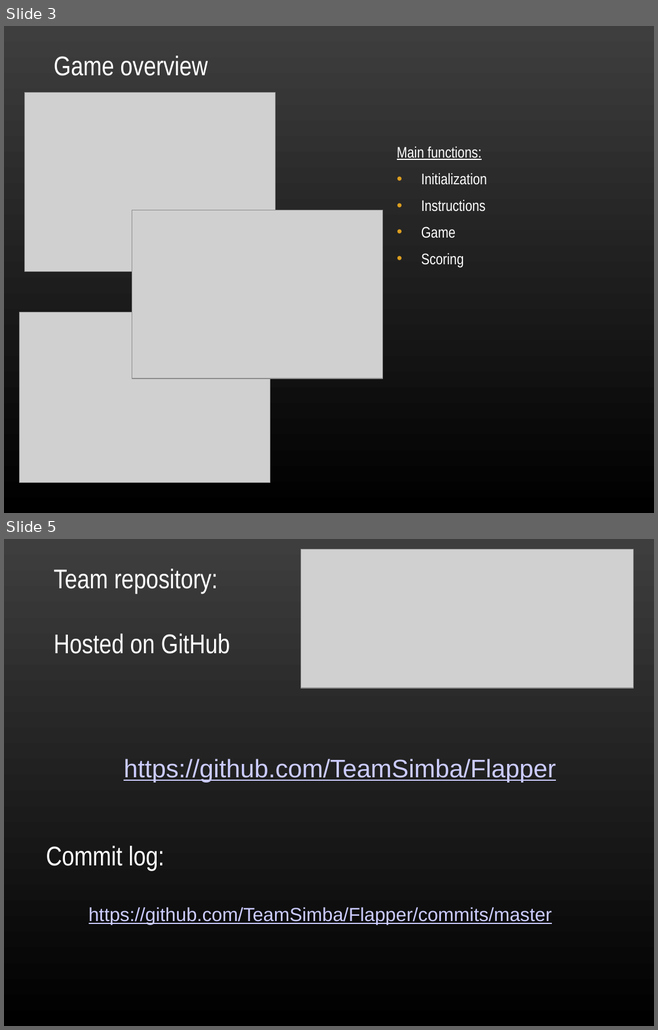
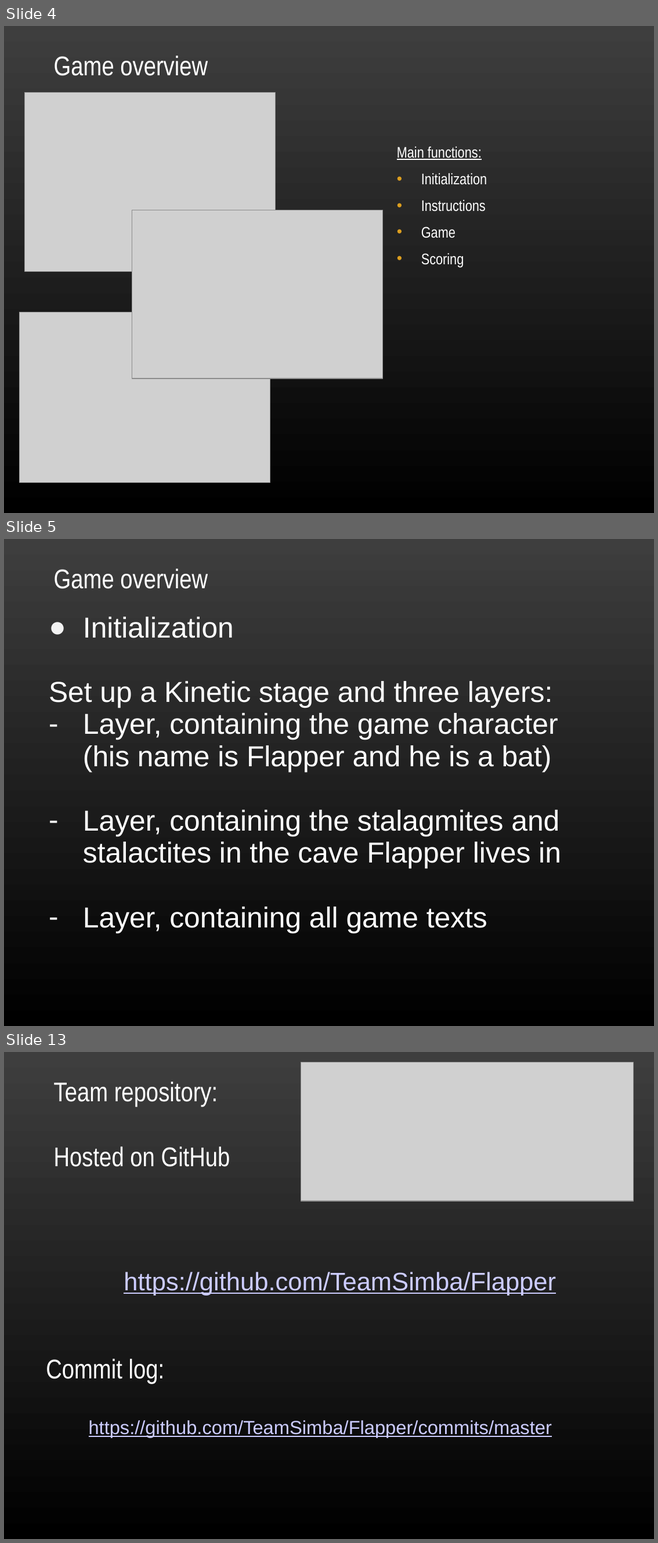
Before and after one commit to TeamSimba/Flapper, a slide deck: Flappy/Documentation/presentation.ppt. Shown one above the other, each under a label of ours: slides 3 and 5 before the commit, slides 4, 5 and 13 after it; the slides between them are not shown. The pictures are 658x1030 and 658x1543 pixels, drawn with LibreOffice and Linux fonts; fonts in the diff are those of the drawing; grey boxes stand for pictures; background and template pictures are left out. Boxes give left, top, right and bottom in pixels: in the first picture for what was removed or moved away, otherwise in the second. Text is boxed around its words. In the diff, an @@ line names an element or a change of style, - is before the commit and + after.

```diff
--- a/Flappy/Documentation/presentation.ppt
+++ b/Flappy/Documentation/presentation.ppt
@@ slide 5 added at box(4, 539, 654, 1026), background picture (left out) @@
@@ text added at box(54, 569, 208, 589), 30 pt, text #FFFFFF @@
+Game overview
@@ text added at box(49, 617, 561, 933), 32 pt, text #FFFFFF @@
+● Initialization
+Set up a Kinetic stage and three layers:
+– Layer, containing the game character (his name is Flapper and he is a bat)
+– Layer, containing the stalagmites and stalactites in the cave Flapper lives in
+– Layer, containing all game texts
@@ what was slide 3 is now slide 4 @@
@@ what was slide 5 is now slide 13 @@
```
Also in this commit, not shown: 7 other slides added.
